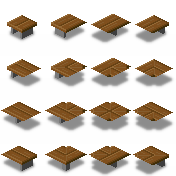
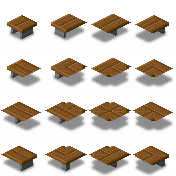
The second (176, 176) image is a revision of the first. Changes to its layers:
added layer "Darken" (multiply) above "Sides2" over <box>11,27,165,171</box>
moved "Sides" above "f_bench_multitile_rearranged.png" over <box>13,28,165,171</box>
